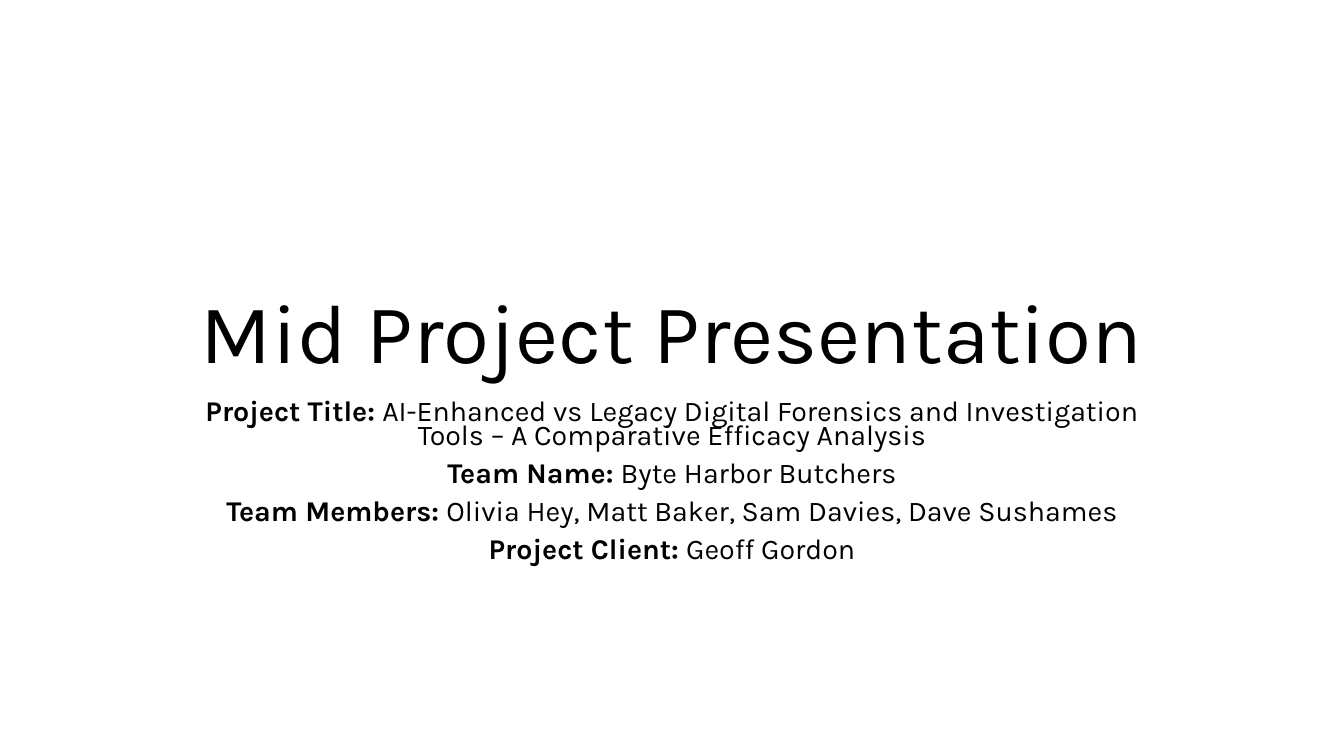
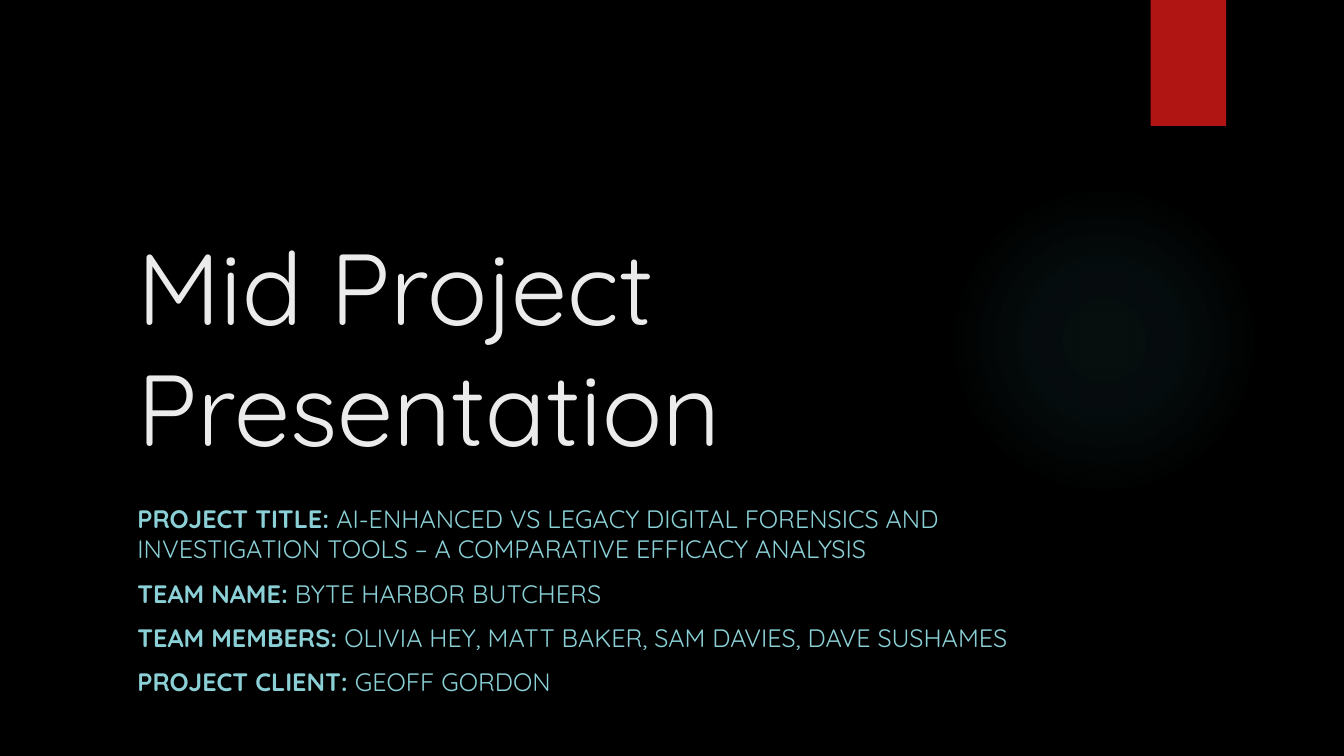
Before and after one commit to DavidSushames/BHB-Capstone, a slide deck: slide 1 of Mid Project Presentation.pptx. Drawn at 1344x756 pixels with LibreOffice and Linux fonts; fonts in the diff are those of the drawing; background and template pictures are left out. Boxes give left, top, right and bottom in pixels: in the first picture for what was removed or moved away, otherwise in the second. Text is boxed around its words. In the diff, an @@ line names an element or a change of style, - is before the commit and + after.

```diff
--- a/Mid Project Presentation.pptx
+++ b/Mid Project Presentation.pptx
@@ background #FFFFFF to picture (left out) @@
@@ rectangle added at (1150,0,1226,126), fill #B01513 @@
@@ title "Mid Project Presentation": place and size @@
-title "Mid Project Presentation" at (201,305,1143,383)
+title "Mid Project Presentation" at (137,250,720,447)
@@ title "Mid Project Presentation" at (137,250,720,447): size 60 to 72 pt, font Karla to Quicksand, text colour #000000 to #EBEBEB; alignment centre to left; line spacing 0.9 to 1 @@
@@ ellipse added at (949,185,1259,495), fill gradient #50B9C1 @@
@@ subtitle at (137,510,1008,692): text changed; size 20.4 to 18 pt; font Karla to Quicksand; text colour #000000 to #8AD0D6 @@
-Project Title: AI-Enhanced vs Legacy Digital Forensics and Investigation Tools – A Comparative Efficacy Analysis
-Team Name: Byte Harbor Butchers
-Team Members: Olivia Hey, Matt Baker, Sam Davies, Dave Sushames
-Project Client: Geoff Gordon
+PROJECT TITLE: AI-ENHANCED VS LEGACY DIGITAL FORENSICS AND INVESTIGATION TOOLS – A COMPARATIVE EFFICACY ANALYSIS
+TEAM NAME: BYTE HARBOR BUTCHERS
+TEAM MEMBERS: OLIVIA HEY, MATT BAKER, SAM DAVIES, DAVE SUSHAMES
+PROJECT CLIENT: GEOFF GORDON
```
Also in this commit, not shown: 5 other slides changed, 2 slides added, 8 other files.
